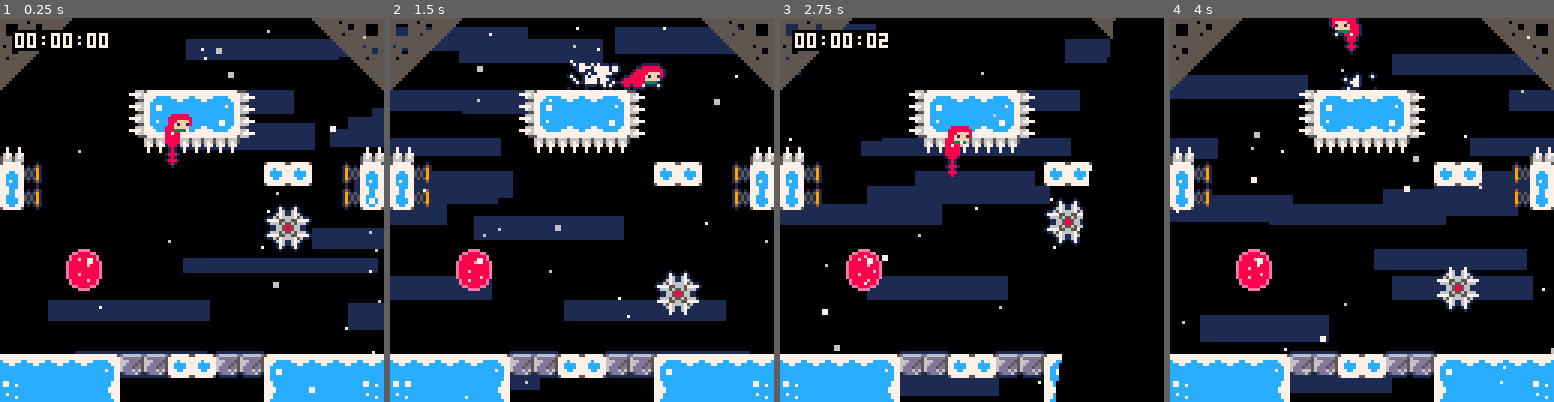
Above: before the commit, frames 1-4 (left to right).
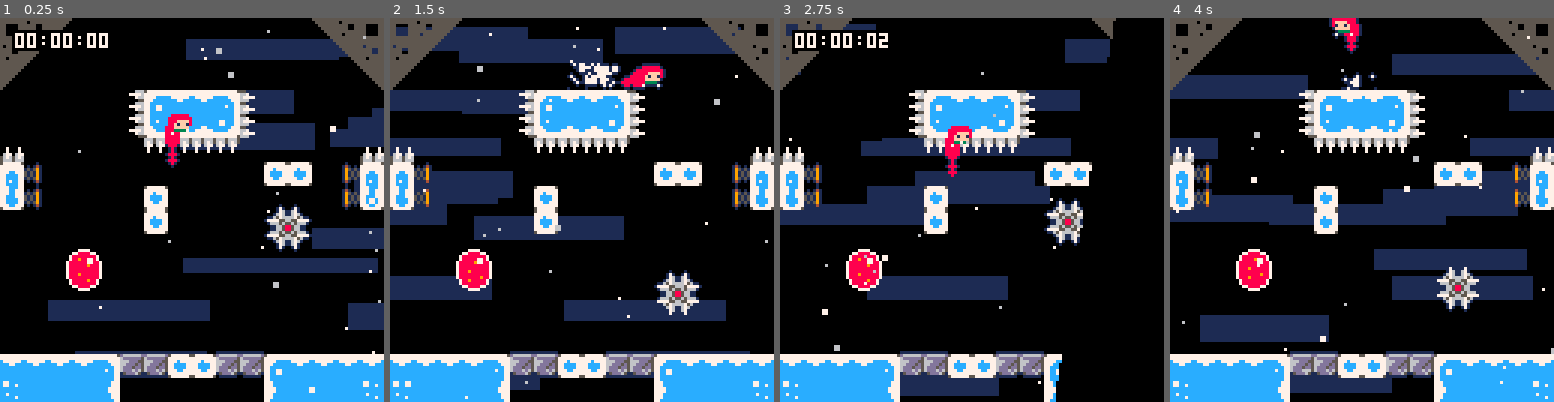
Above: after the commit, the same moments.

Repository: CelesteClassic/newleste.p8
Game: PICO-8 cartridge temple.p8
The game is run twice, just before and just after one commit, with the same random seed, the same clock (stepped at 60 frames per second) and the same inputs.
Inputs:
- Up to frame 1 (0.25 s): no input
- Up to frame 2 (1.5 s): tap X (X key) at 0.33, 1.07 s; tap O (Z key) at 0.7 s
- Up to frame 3 (2.75 s): hold Right 1.6-2.1 s; tap O (Z key) at 1.7, 2.1, 2.5 s; tap X (X key) at 1.85 s; hold Up 2.15-2.42 s; hold Right from 2.47 s (still down)
- Up to frame 4 (4 s): tap O (Z key) at 2.9, 3.3, 3.7 s; tap X (X key) at 2.97 s; release Right at 3.03 s; hold Left 3.08-3.58 s; hold Down 3.63-3.97 s

The runs differ from the first frame. In frame 1, 1.0% of the frame differs, in the area x 17-44%, y 43-72%; in frame 2, 1.0%; in frame 3, 1.0%; in frame 4, 1.0%.

Commit message:
basic bubble functionality and gfx

Diff:
--- a/temple.p8
+++ b/temple.p8
@@ -818,6 +818,28 @@
     end
   end
 }
+--<red_bubble>--
+red_bubble_particle={
+  layer=0,
+  init=function(this)
+    this.outline=false
+    this.spd=vector(0.3-rnd(0.3),0.1)
+    this.x+=-1+rnd(2)
+    this.y+=-1+rnd(2)
+    this.flip=vector(maybe(),maybe())
+  end,
+  update=function(this)
+    this.spr+=rnd(0.2)
+    if this.spr>=29 then
+      destroy_object(this)
+    end
+  end,
+  draw=function(this)
+    pal(7,14)
+    draw_obj_sprite(this)
+    pal()
+  end
+}
 
 red_bubble={
   init=function(this)
@@ -827,26 +849,61 @@
     this.dead_timer=0
     this.hitbox=rectangle(0,0,12,12)
     this.outline=false --maybe add an extra black outline, or remove this?
+    this.startx,this.starty=this.x,this.y
+  end,
+  hide=function(this)
+    this.invisible=true
+    this.timer=0
+    this.x,this.y=this.startx,this.starty
+    this.spd=vector(0,0)
+    this.rem=vector(0,0)
+    this.active=false
+    this.init_smoke()
   end,
   update=function(this)
+    local maxspd=3.5
     local hit=this.player_here()
     if hit and not this.invisible then
-      hit.invisible=true
-      hit.spd=vector(0,0)
-      hit.rem=vector(0,0)
-      hit.dash_time=0
-      if this.timer==0 then
-        this.timer=1
-        this.shake=5
-      end
-      hit.x,hit.y=this.x+1,this.y+1
-      this.timer+=1
-      if btnp(❎) then
+      hit.move(-hit.x+this.x+1,-hit.y+this.y+1,1)
+      if hit.x!=this.x+1 or hit.y!=this.y+1 then
         hit.invisible=false
-        hit.djump=max_djump+1
-        hit.do_dash=true
-        this.invisible=true
-        this.timer=0
+        hit.init_smoke()
+        hit.spd.x=sign(this.spd.x)
+        hit.spd.y=sign(this.spd.y)
+        hit.djump=max_djump
+        red_bubble.hide(this)
+      else
+        this.active=true
+        hit.invisible=true
+        hit.spd=vector(0,0)
+        hit.rem=vector(0,0)
+        hit.dash_time=0
+        hit.djump=0
+        if this.timer==0 then
+          this.timer=1
+          this.shake=5
+        elseif this.timer<15 then
+          this.timer+=1
+          if this.timer==15 then
+            this.init_smoke()
+            local diry=btn(⬆️) and -1 or btn(⬇️) and 1 or 0
+            local dirx=btn(➡️) and 1 or btn(⬅️) and -1 or diry==0 and (hit.flip.x and -1 or 1) or 0
+            local k=maxspd/sqrt(dirx^2+diry^2)
+            this.spd=vector(dirx*k,diry*k)
+          end
+        else
+          init_object(red_bubble_particle,this.x,this.y,26)
+        end
+        if btnp(❎) then
+          if this.timer<15 then
+            this.timer=14
+          else
+            hit.invisible=false
+            hit.djump=max_djump+1
+            hit.do_dash=true
+            red_bubble.hide(this)
+          end
+        end
       end
     elseif this.invisible then
       this.dead_timer+=1
@@ -855,6 +912,8 @@
         this.invisible=false
         this.init_smoke()
       end
+    elseif this.active then
+      red_bubble.hide(this)
     end
   end,
   draw=function(this)
@@ -868,16 +927,17 @@
     local sx=sin(t)>=0.5 and 1 or 0
     local sy=sin(t)<-0.5 and 1 or 0
     for f in all({ovalfill,oval}) do
-      f(x-2-sx,y-2-sy,x+9+sx,y+9+sy,f==oval and 14 or 8)
+      f(x-2-sx,y-2-sy,x+9+sx,y+9+sy,f==oval and 7 or 8)
     end
   	for dx=2,5 do
       local _t=(5*t+3*dx)%8
       local bx=sgn(dx-4)*round(sin(_t/16))
-      rectfill(x+dx-bx,y+8-_t,x+dx-bx,y+8-_t,6)
+      rectfill(x+dx-bx,y+8-_t,x+dx-bx,y+8-_t,9)
   	end
   	rectfill(x+5+sx,y+1-sy,x+6+sx,y+2-sy,7)
   end
 }
+--</red_bubble>--
 psfx=function(num)
   if sfx_timer<=0 then
    sfx(num)
@@ -1689,8 +1749,8 @@
 0000000000133132323312000000000000000000000000000000000000000000000000000000000000000000000000000000000000000000000000000000000000000000000000000000000000000000000000000000000000000000000000000000000000000000000000000000000000000000000000000000000000000000
 1000000000001111111100000000001000000000000000000000000000000000000000000000000000000000000000000000000000000000000000000000000000000000000000000000000000000000000000000000000000000000000000000000000000000000000000000000000000000000000000000000000000000000
 2708000000000000000000202000082700000000000000000000000000000000000000000000000000000000000000000000000000000000000000000000000000000000000000000000000000000000000000000000000000000000000000000000000000000000000000000000000000000000000000000000000000000000
-3708000000000000000000710000083700000000000000000000000000000000000000000000000000000000000000000000000000000000000000000000000000000000000000000000000000000000000000000000000000000000000000000000000000000000000000000000000000000000000000000000000000000000
-0000000000000000000000000000000000000000000000000000000000000000000000000000000000000000000000000000000000000000000000000000000000000000000000000000000000000000000000000000000000000000000000000000000000000000000000000000000000000000000000000000000000000000
+3708000000002000000000710000083700000000000000000000000000000000000000000000000000000000000000000000000000000000000000000000000000000000000000000000000000000000000000000000000000000000000000000000000000000000000000000000000000000000000000000000000000000000
+0000000000002000000000000000000000000000000000000000000000000000000000000000000000000000000000000000000000000000000000000000000000000000000000000000000000000000000000000000000000000000000000000000000000000000000000000000000000000000000000000000000000000000
 0000000000000000000000000000000000000000000000000000000000000000000000000000000000000000000000000000000000000000000000000000000000000000000000000000000000000000000000000000000000000000000000000000000000000000000000000000000000000000000000000000000000000000
 00000043000000000000000000000000000000000a0000000000000000000000000000000000000000000000000000000000000000000000000000000000000000000000000000000000000000000000000000000000000000000000000000000000000000000000000000000000000000000000000000000000000000000000
 0000000000000000000000000000000000000000000000000000000000000000000000000000000000000000000000000000000000000000000000000000000000000000000000000000000000000000000000000000000000000000000000000000000000000000000000000000000000000000000000000000000000000000
